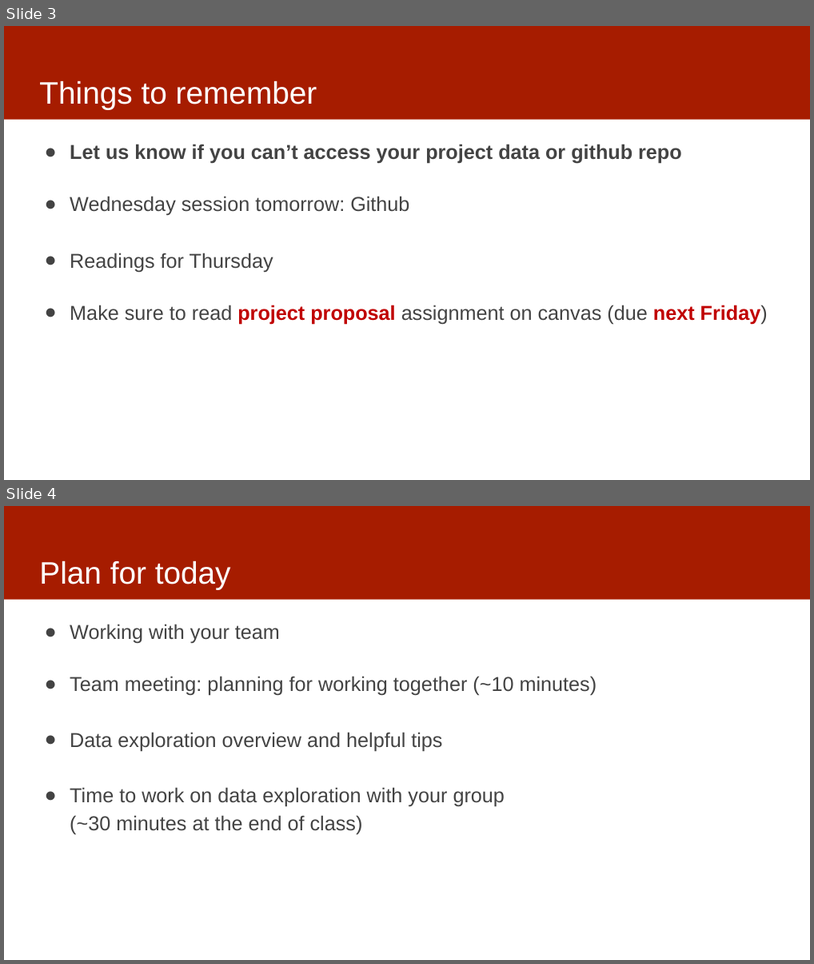
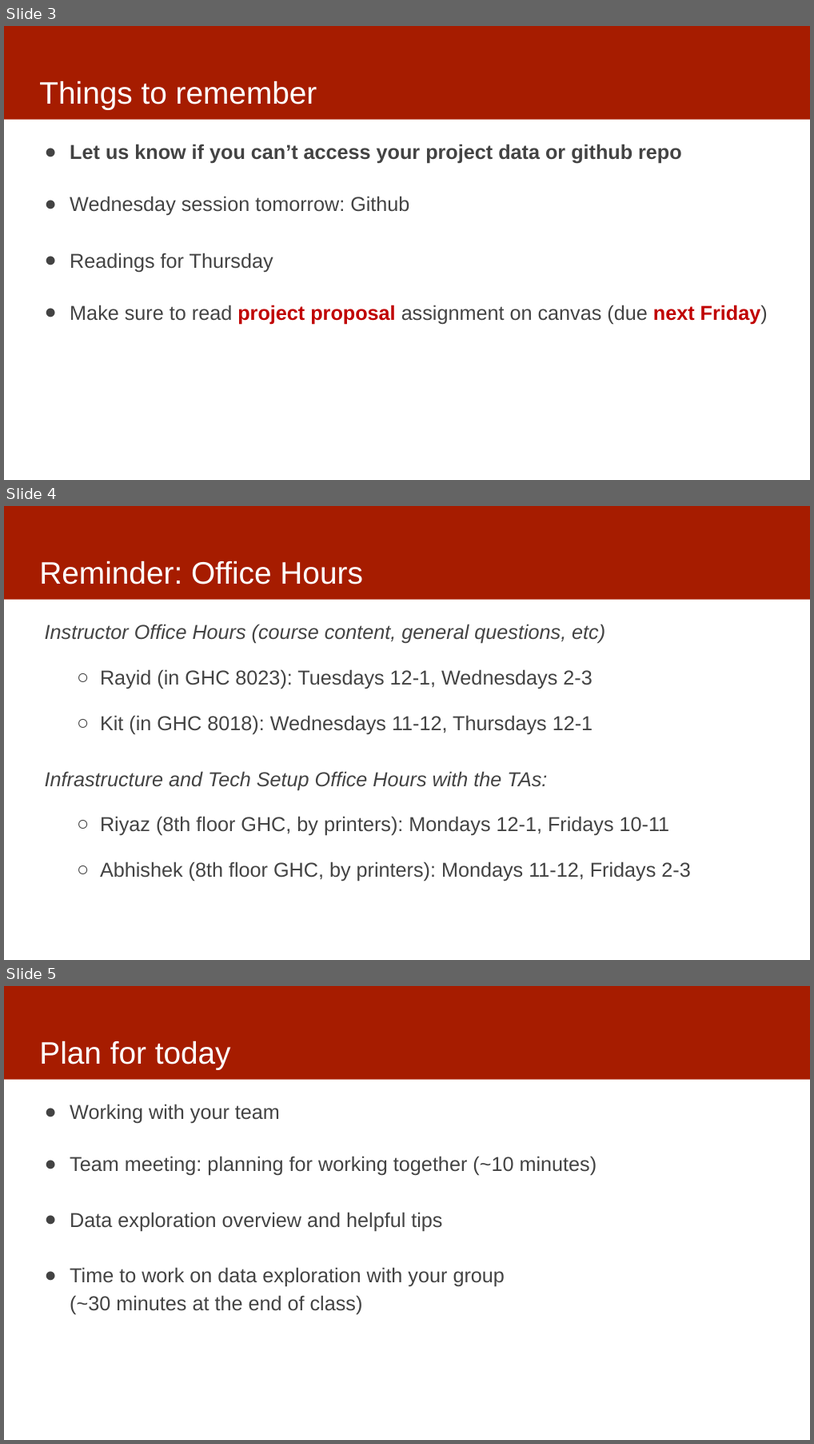
Before and after one commit to dssg/mlforpublicpolicylab, a slide deck: 03 - Data Exploration, Analytical Formulation, and Baselines/data-exploration.pptx. Shown one above the other, each under a label of ours: slides 3 and 4 before the commit, slides 3, 4 and 5 after it. The pictures are 814x964 and 814x1444 pixels, drawn with LibreOffice and Linux fonts; fonts in the diff are those of the drawing. Boxes give left, top, right and bottom in pixels: in the first picture for what was removed or moved away, otherwise in the second. Text is boxed around its words. In the diff, an @@ line names an element or a change of style, - is before the commit and + after.

Commit message:
add office hours

```diff
--- a/03 - Data Exploration, Analytical Formulation, and Baselines/data-exploration.pptx
+++ b/03 - Data Exploration, Analytical Formulation, and Baselines/data-exploration.pptx
@@ slide 4 added at (x1=4, y1=506, x2=810, y2=960), background #FFFFFF; not listed: 1 template element that a slide beside it also shows @@
@@ title added at (x1=39, y1=561, x2=362, y2=584), 37 pt, text #FFFFFF @@
+Reminder: Office Hours
@@ text added at (x1=45, y1=624, x2=690, y2=881), 24 pt, text #434343 @@
+Instructor Office Hours (course content, general questions, etc)
+  ○ Rayid (in GHC 8023): Tuesdays 12-1, Wednesdays 2-3
+  ○ Kit (in GHC 8018): Wednesdays 11-12, Thursdays 12-1
+Infrastructure and Tech Setup Office Hours with the TAs:
+  ○ Riyaz (8th floor GHC, by printers): Mondays 12-1, Fridays 10-11
+  ○ Abhishek (8th floor GHC, by printers): Mondays 11-12, Fridays 2-3
@@ what was slide 4 is now slide 5 @@
```
